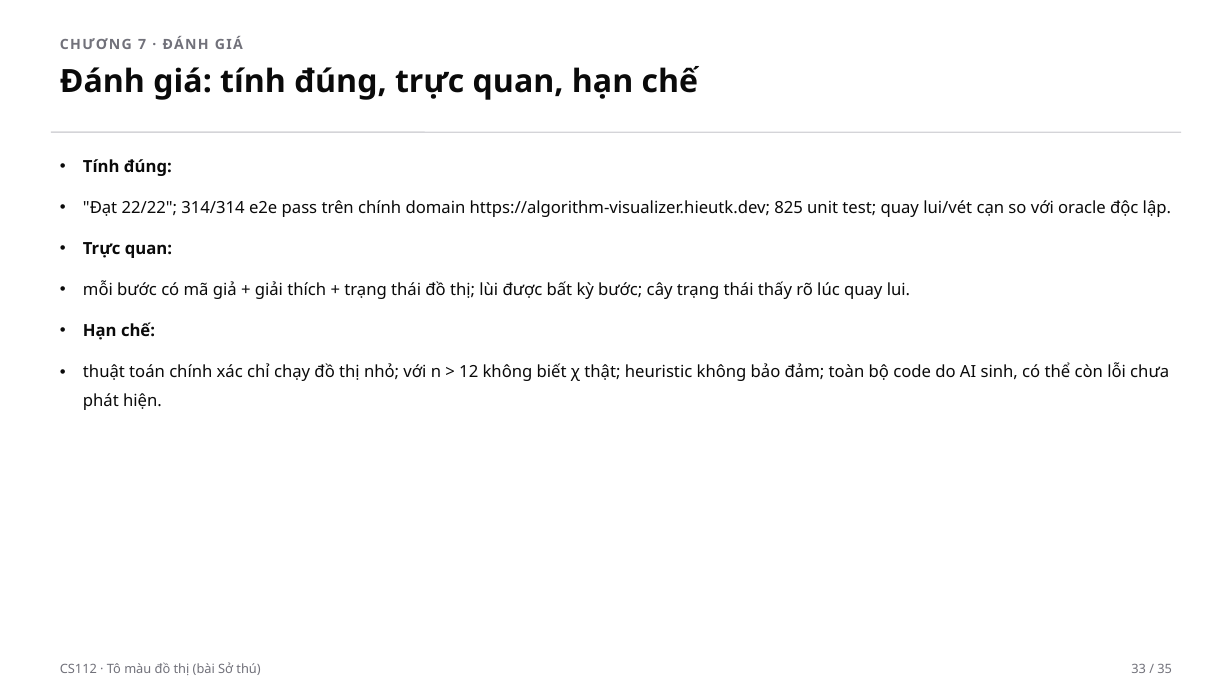
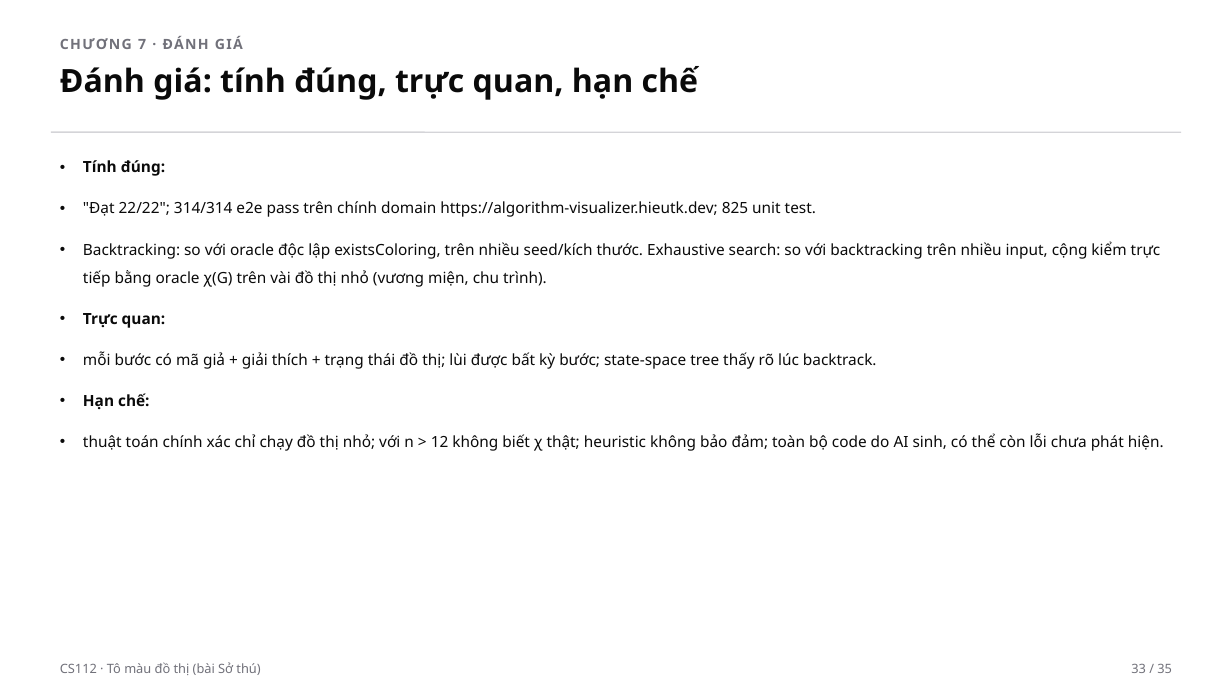
Before and after one commit to tkhieu/algorithm-visualizer, a slide deck: slide 33 of presentation/algorithm-visualizer-video.pptx. Drawn at 1232x693 pixels with LibreOffice and Linux fonts; fonts in the diff are those of the drawing. Boxes give left, top, right and bottom in pixels: in the first picture for what was removed or moved away, otherwise in the second. Text is boxed around its words. In the diff, an @@ line names an element or a change of style, - is before the commit and + after.

```diff
--- a/presentation/algorithm-visualizer-video.pptx
+++ b/presentation/algorithm-visualizer-video.pptx
@@ text at bbox=[83, 160, 1164, 451]: size 13 to 12 pt in "Tính đúng:", "Trực quan:", "Hạn chế:", "thuật toán chính xác chỉ chạy đồ ..." @@
@@ text at bbox=[83, 201, 1161, 287]: text changed; size 13 to 12 pt @@
-• "Đạt 22/22"; 314/314 e2e pass trên chính domain https://algorithm-visualizer.hieutk.dev; 825 unit test; quay lui/vét cạn so với oracle độc lập.
+• "Đạt 22/22"; 314/314 e2e pass trên chính domain https://algorithm-visualizer.hieutk.dev; 825 unit test.
+• Backtracking: so với oracle độc lập existsColoring, trên nhiều seed/kích thước. Exhaustive search: so với backtracking trên nhiều input, cộng kiểm trực tiếp bằng oracle χ(G) trên vài đồ thị nhỏ (vương miện, chu trình).
@@ text at bbox=[83, 351, 877, 369]: text changed; size 13 to 12 pt @@
-• mỗi bước có mã giả + giải thích + trạng thái đồ thị; lùi được bất kỳ bước; cây trạng thái thấy rõ lúc quay lui.
+• mỗi bước có mã giả + giải thích + trạng thái đồ thị; lùi được bất kỳ bước; state-space tree thấy rõ lúc backtrack.
```
Also in this commit, not shown: 25 other slides changed, 3 other files.
